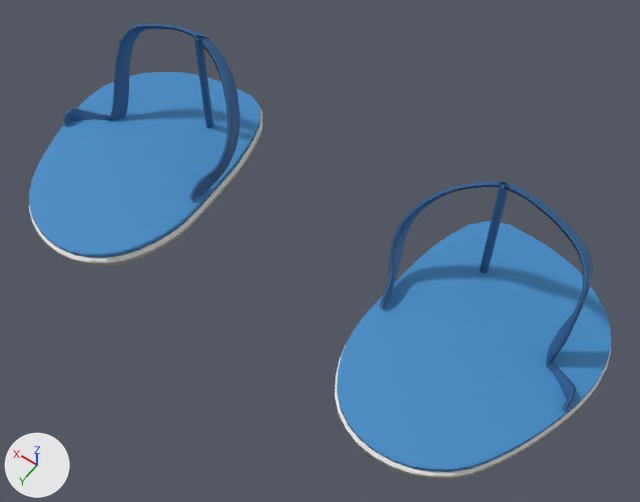
Renders of the glTF model apps/web/src/assets/tenis/06_chinelo.glb from each side of a commit.
Rendered twice from a 50 mm lens placed at (-0.28, 0.306, 0.565), pointed at (-0.034, -0.038, 0.024). Every picture has the same lights, and +X, +Y and +Z are marked at lower left. The picture after the commit comes second.

The first picture shows 'chinelo'.
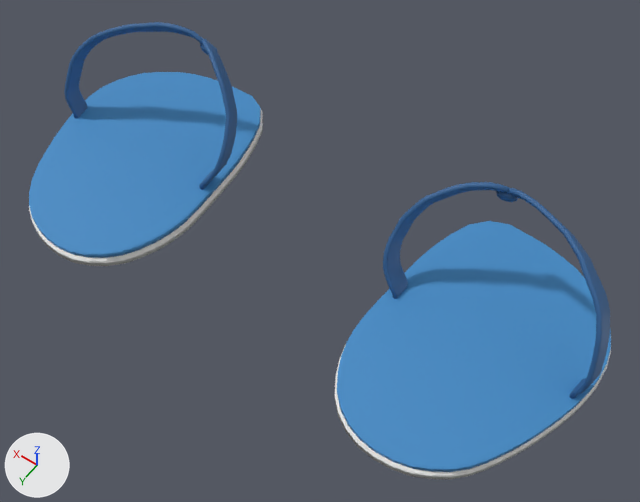
Commit message: Patoleiro como chapéu e tiras do chinelo refeitas

Boxes (x1, y1, x2, y2) around the edits, measured in the pictures (640 x 502 px; the box of a moved part takes in the faces that stretch with it):
```json
{"object": "chinelo", "change": "reshaped", "before": [29, 23, 611, 479], "after": [29, 22, 611, 479]}
{"part": 1, "of": "me_chinelo", "change": "rebuilt", "before": [189, 37, 240, 200], "after": [199, 39, 237, 190], "on screen": "25% narrower, 7% shorter"}
{"part": 2, "of": "me_chinelo", "change": "rebuilt", "before": [63, 23, 210, 125], "after": [64, 22, 204, 118]}
{"part": 3, "of": "me_chinelo", "change": "added", "after": [507, 188, 610, 399]}
{"part": 4, "of": "me_chinelo", "change": "added", "after": [496, 191, 519, 202]}
{"part": 5, "of": "me_chinelo", "change": "moved or reshaped", "before": [380, 181, 593, 411], "after": [383, 182, 510, 299]}
{"part": 6, "of": "me_chinelo", "change": "deleted", "before": [194, 37, 214, 128], "on screen": "blue"}
```

Scene script edits in JSON lines:
```json
{"block": "me_chinelo", "where": "# used by ob_chinelo; location = (0.0, 0.0, 0.0)"}
{"op": "remove", "block": "me_chinelo", "code": "me_chinelo.from_pydata(...)  # 876 vertices, 1712 faces; spans x -0.257..0.257, y -0.166..0.068, z -0.011..0.104"}
{"op": "add", "block": "me_chinelo", "code": "me_chinelo.from_pydata(...)  # 1708 vertices, 3376 faces; spans x -0.257..0.257, y -0.166..0.068, z -0.011..0.102"}
{"block": "me_chinelo", "change": "me_chinelo part 1: the loose piece of 112 vertices spanning x 0.08..0.14, y -0.12..-0.031, z -0.001..0.104 is rebuilt with 298 vertices and now spans x 0.078..0.145, y -0.124..-0.046, z 0.003..0.1"}
{"block": "me_chinelo", "change": "me_chinelo part 2: the loose piece of 112 vertices spanning x 0.137..0.249, y -0.124..-0.033, z -0.006..0.104 is rebuilt with 298 vertices and now spans x 0.135..0.256, y -0.127..-0.047, z 0.003..0.102"}
{"block": "me_chinelo", "change": "me_chinelo part 3: a new loose piece of 298 vertices spanning x -0.256..-0.136, y -0.127..-0.047, z 0.003..0.101, in mat_tira (blue #306195)"}
{"block": "me_chinelo", "change": "me_chinelo part 4: a new loose piece of 62 vertices spanning x -0.15..-0.133, y -0.127..-0.114, z 0.076..0.091, in mat_tira (blue #306195)"}
{"block": "me_chinelo", "change": "me_chinelo part 5: 2 vertices moved from x -0.142..-0.138, y -0.12..-0.109, z 0.093..0.101 to x -0.134..-0.099, y -0.123..-0.097, z 0.071..0.083; 240 vertices removed from x -0.25..-0.08, y -0.124..-0.031, z -0.006..0.104; 296 vertices added at x -0.147..-0.078, y -0.124..-0.046, z 0.003..0.099"}
{"block": "me_chinelo", "change": "me_chinelo part 6: 18 vertices removed from x 0.136..0.143, y -0.114..-0.107, z 0.0..0.101"}
{"block": "me_chinelo", "change": "other edits to the shape of me_chinelo do not show in these pictures"}
```
